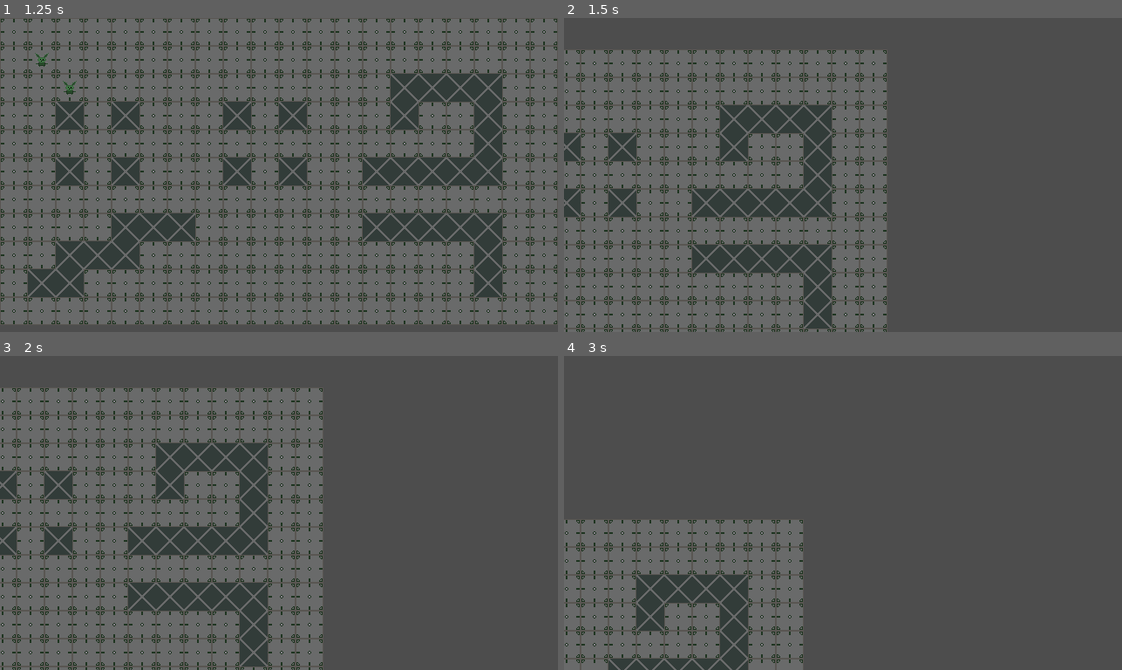
Above: before the commit, frames 1-4 (two rows, left to right).
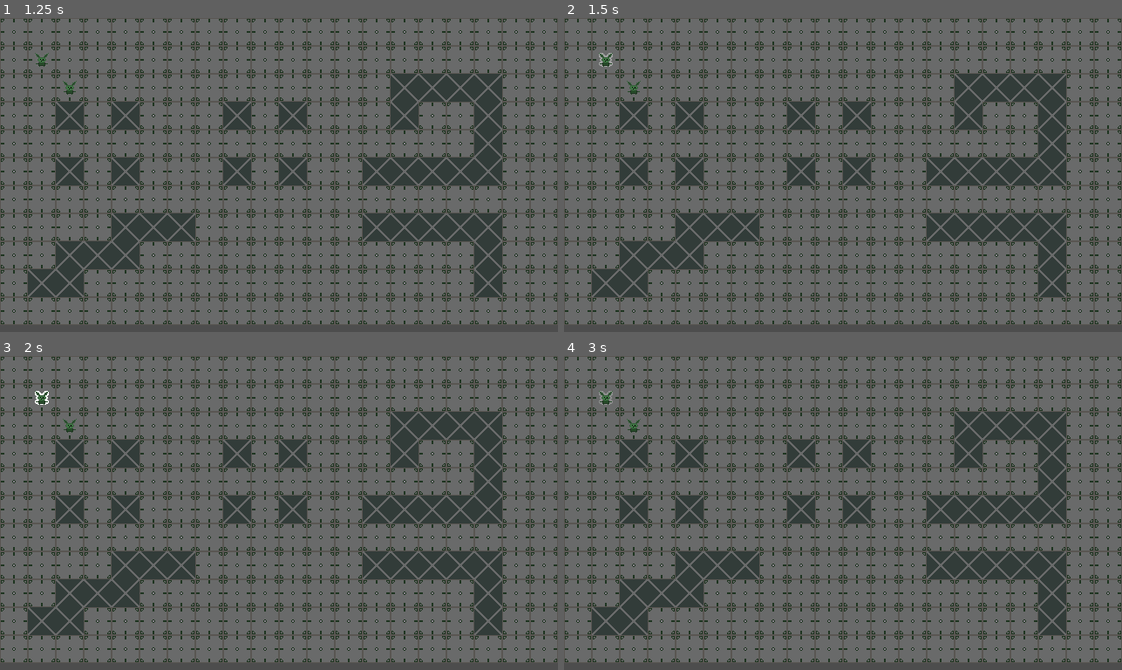
Above: after the commit, the same moments.

Repository: FVT34U/grinding_rooms
Game: Godot game, scene res://world/map_test_01.tscn
Two runs of this game, one before a commit and one after it. Both use one fixed random seed, a clock stepped at 60 frames per second and the inputs below.
Inputs (mouse positions are in pixels of both pictures, inside the frame that each line leads up to):
- Up to frame 1 (1.25 s): tap Enter at 0.5 s; move the mouse to (401, 159) at 0.52 s; press the mouse at (401, 159) at 0.53 s; tap Tab (tab, bound only after the commit) at 0.8 s
- Up to frame 2 (1.5 s): tap Space at 1.25 s; move the mouse to (731, 190) at 1.27 s; release the mouse at (731, 190) at 1.28 s; tap Tab (tab, bound only after the commit) at 1.35 s
- Up to frame 3 (2 s): click (167, 528) at 1.55 s
- Up to frame 4 (3 s): tap Enter at 2 s; move the mouse to (898, 443) at 2.02 s; press the mouse at (898, 443) at 2.03 s; tap Tab (tab, bound only after the commit) at 2.3 s; tap Space at 2.75 s; move the mouse to (815, 575) at 2.77 s; release the mouse at (815, 575) at 2.78 s; right-click (815, 575) at 2.85 s

Frame 1 is identical in both runs. In frame 2, 60% of the frame differs, in the area x 0-100%, y 0-100%; in frame 3, 60%; in frame 4, 77%.

Commit message:
add control switch for pawn and camera, fix camera manager

Diff:
--- a/input/enhanced_input.gd
+++ b/input/enhanced_input.gd
@@ -3,6 +3,7 @@
 signal left_click(event: InputEventMouse)
 signal right_click(event: InputEventMouse)
 signal escape(event: InputEvent)
+signal tab(event: InputEvent)
 
 signal left_click_with_motion(event: InputEventMouseMotion)
 
@@ -23,3 +24,5 @@
 
 	if event is InputEvent and event.is_action_pressed("escape"):
 		get_tree().quit(0)
+	if event is InputEvent and event.is_action_pressed("tab"):
+		tab.emit(event)
--- a/pawns/player_pawn_manager.gd
+++ b/pawns/player_pawn_manager.gd
@@ -1,4 +1,14 @@
 class_name PlayerPawnManager extends PawnManager
+
+enum ControlType {
+	CAMERA,
+	PAWN
+}
+
+var control_type: ControlType = ControlType.CAMERA
+
+@export var camera: CameraManager = null
+@export var nav_manager: NavigationManager = null
 
 
 func _ready() -> void:
@@ -6,15 +16,25 @@
 
 	active_pawn.set_active_glowing(true)
 
-	# temp
-	active_pawn = null
-
 	EnhancedInput.left_click.connect(_on_left_click)
+	EnhancedInput.left_click_with_motion.connect(_on_left_click_with_motion)
+	EnhancedInput.tab.connect(_on_tab_clicked)
 
 
 func _on_left_click(event: InputEventMouse):
-	if active_pawn == null: return
+	if active_pawn == null or control_type != ControlType.PAWN: return
 
-	active_pawn.path = %NavigationManager.get_pawn_path(
-		active_pawn.position, event.position
+	active_pawn.path = nav_manager.get_pawn_path(
+		active_pawn.position,
+		camera.get_global_mouse_position()
 	)
+
+
+func _on_left_click_with_motion(event: InputEventMouseMotion):
+	if control_type != ControlType.CAMERA: return
+
+	camera.move_camera(event.velocity)
+
+
+func _on_tab_clicked(event: InputEvent):
+	control_type = (control_type + 1) % ControlType.size()
--- a/project.godot
+++ b/project.godot
@@ -24,6 +24,7 @@
 
 window/size/viewport_width=640
 window/size/viewport_height=360
+window/size/mode=3
 window/stretch/mode="viewport"
 window/stretch/aspect="expand"
 window/vsync/vsync_mode=0
@@ -45,6 +46,11 @@
 "events": [Object(InputEventKey,"resource_local_to_scene":false,"resource_name":"","device":-1,"window_id":0,"alt_press …(195 unchanged characters)…
 ]
 }
+tab={
+"deadzone": 0.2,
+"events": [Object(InputEventKey,"resource_local_to_scene":false,"resource_name":"","device":-1,"window_id":0,"alt_pressed":false,"shift_pressed":false,"ctrl_pressed":false,"meta_pressed":false,"pressed":false,"keycode":0,"physical_keycode":4194306,"key_label":0,"unicode":0,"location":0,"echo":false,"script":null)
+]
+}
 
 [input_devices]
 
--- a/world/camera_manager.gd
+++ b/world/camera_manager.gd
@@ -1,13 +1,14 @@
-class_name CameraManager extends Camera2D
+class_name CameraManager
+extends Camera2D
 
-
-func _ready() -> void:
-	EnhancedInput.left_click_with_motion.connect(_on_left_click_with_motion)
+var velocity: Vector2 = Vector2.ZERO
+@export var friction: float = 5.0       # чем больше, тем быстрее затухает
+@export var sensitivity: float = 1.0    # чувствительность к движению мыши
 
 
 func _physics_process(delta: float) -> void:
-	pass
+	position += velocity * delta
+	velocity = velocity.lerp(Vector2.ZERO, 1.0 - exp(-friction * delta))
 
-
-func _on_left_click_with_motion(event: InputEventMouseMotion):
-	position += (-event.velocity * get_process_delta_time())
+func move_camera(event_velocity: Vector2) -> void:
+	velocity += -event_velocity * sensitivity * get_physics_process_delta_time()
--- a/world/map_test_01.tscn
+++ b/world/map_test_01.tscn
@@ -20,7 +20,9 @@
 
 [node name="HighlightManager" type="Node" parent="."]
 
-[node name="PlayerPawnManager" parent="." instance=ExtResource("3_jbbwk")]
+[node name="PlayerPawnManager" parent="." node_paths=PackedStringArray("camera", "nav_manager") instance=ExtResource("3_jbbwk")]
+camera = NodePath("../Camera2D")
+nav_manager = NodePath("../NavigationManager")
 
 [node name="Pawn" parent="PlayerPawnManager" instance=ExtResource("4_6srki")]
 position = Vector2(48, 48)
@@ -35,8 +37,10 @@
 visible = false
 
 [node name="Camera2D" type="Camera2D" parent="."]
+unique_name_in_owner = true
 position = Vector2(320, 180)
 script = ExtResource("7_u6q7x")
+sensitivity = 0.5
 
 [node name="WalkableTileMapLayer" type="TileMapLayer" parent="."]
 tile_map_data = PackedByteArray("AAAAAAAAAAAAAAAAAAAAAAEAAAAAAAAAAAAAAAIAAAAAAAAAAAAAAAMAAAAAAAAAAAAAAAQAAAAAAAAAAAAAAA …(2880 unchanged characters)…
